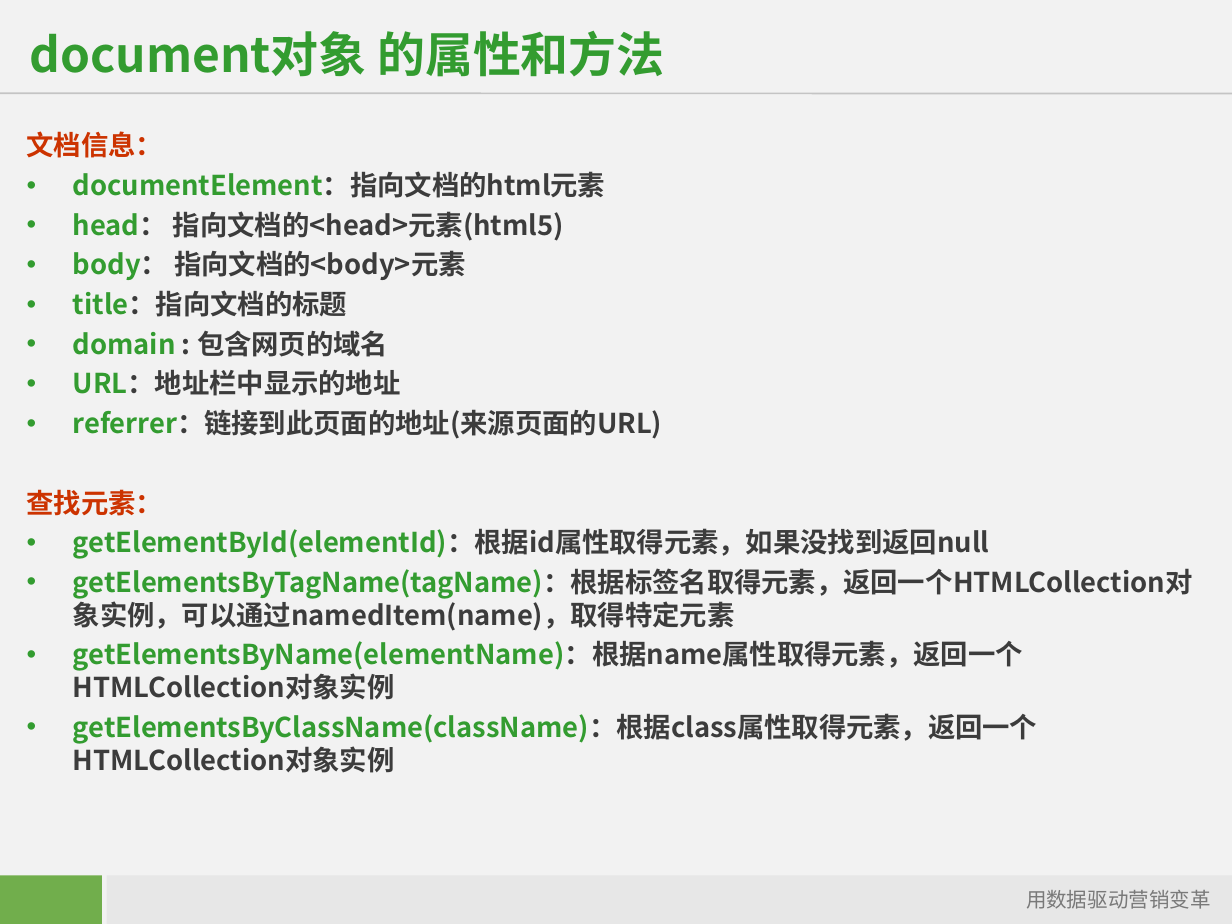
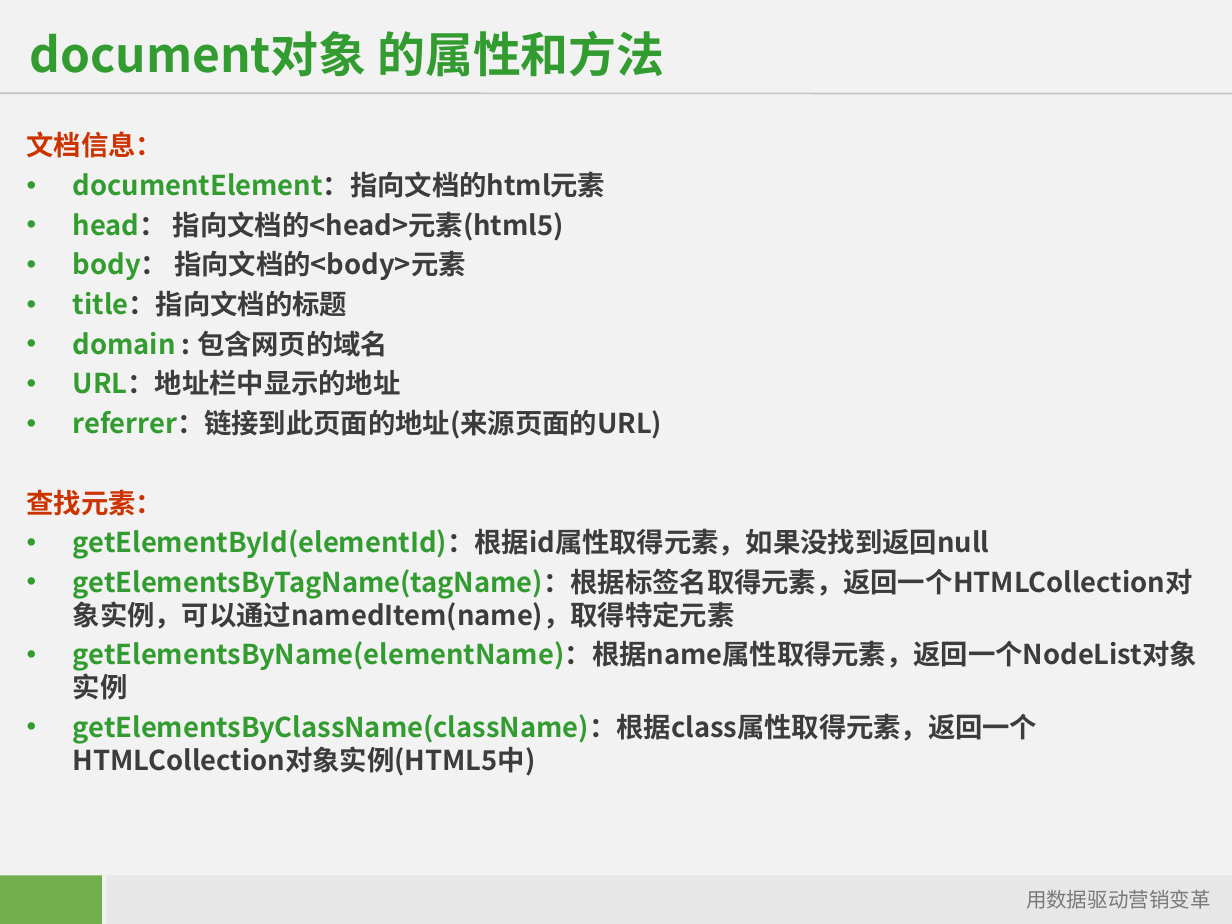
Before and after one commit to starzou/dom-edge, a slide deck: slide 7 of doc/DOM及其应用-DOM-API详解.ppt. Drawn at 1232x924 pixels with LibreOffice and Linux fonts; fonts in the diff are those of the drawing; background and template pictures are left out. Boxes give left, top, right and bottom in pixels: in the first picture for what was removed or moved away, otherwise in the second. Text is boxed around its words. In the diff, an @@ line names an element or a change of style, - is before the commit and + after.

Commit message:
更新DOM及其应用-DOM-API详解.ppt

```diff
--- a/doc/DOM及其应用-DOM-API详解.ppt
+++ b/doc/DOM及其应用-DOM-API详解.ppt
@@ text at (x1=73, y1=640, x2=1197, y2=776): text changed @@
-• getElementsByName(elementName)：根据name属性取得元素，返回一个HTMLCollection对象实例
-• getElementsByClassName(className)：根据class属性取得元素，返回一个HTMLCollection对象实例
+• getElementsByName(elementName)：根据name属性取得元素，返回一个NodeList对象实例
+• getElementsByClassName(className)：根据class属性取得元素，返回一个HTMLCollection对象实例(HTML5中)
```
Also in this commit, not shown: 1 other file.
